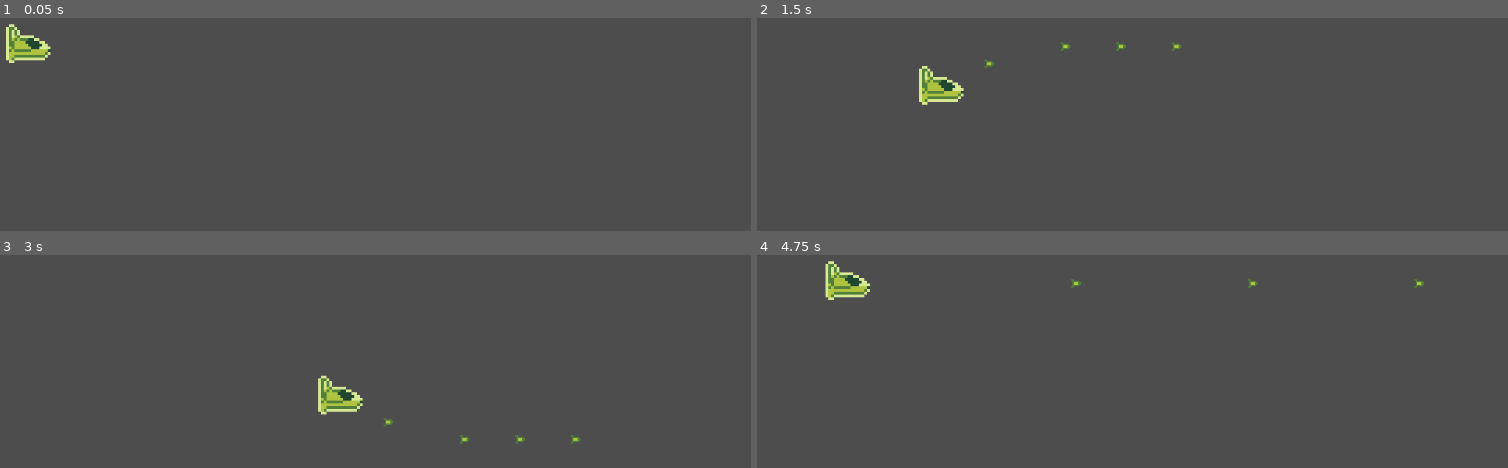
Above: before the commit, frames 1-4 (two rows, left to right).
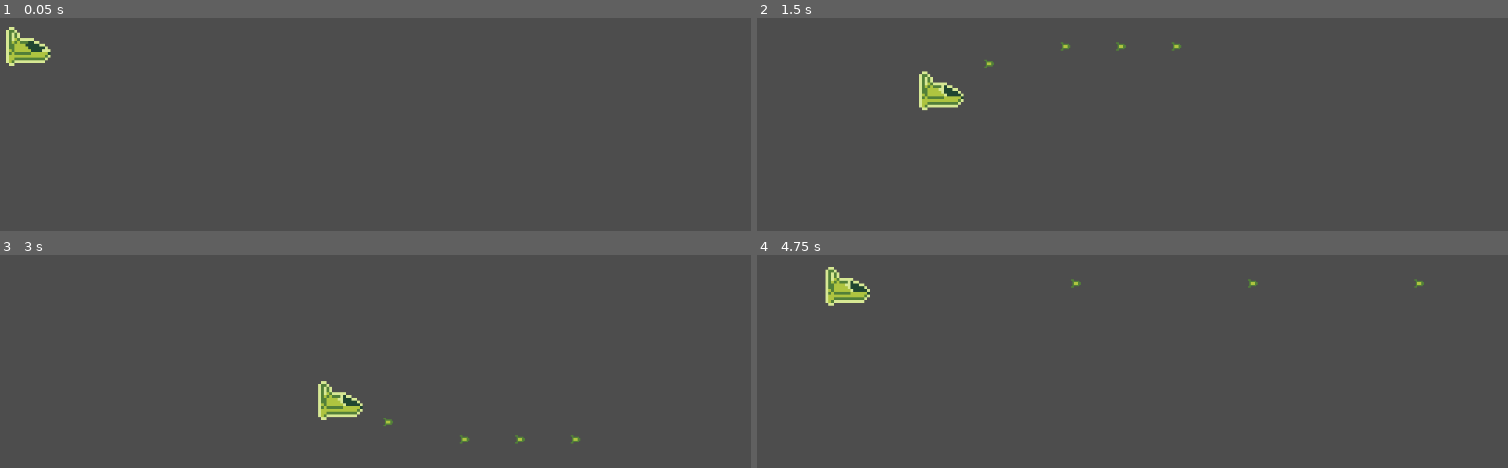
Above: after the commit, the same moments.

Repository: perimeterr/dds-shmup
Game: Godot game, scene res://scenes/game.tscn
Same seed, same stepped clock (60 frames per second), same inputs: the game is played once before the commit and once after it.
Inputs:
- Up to frame 1 (0.05 s): no input
- Up to frame 2 (1.5 s): hold D (right) 0.53-1.28 s; hold Space (shoot) 0.53-1.28 s; hold S (down) from 1.28 s (still down); tap Space (shoot) at 1.35 s
- Up to frame 3 (3 s): release S (down) at 2.03 s; hold D (right) 2.03-2.78 s; hold Space (shoot) 2.03-2.78 s; hold W (up) from 2.78 s (still down); tap Space (shoot) at 2.85 s
- Up to frame 4 (4.75 s): release W (up) at 3.53 s; hold Space (shoot) 3.53-4.28 s; hold A (left) from 3.53 s (still down); tap Space (shoot) at 4.35 s

The runs differ from the first frame. In frame 1, 0.6% of the frame differs, in the area x 0-7%, y 2-23%; in frame 2, 0.6%; in frame 3, 0.6%; in frame 4, 0.7%, in the area x 9-16%, y 2-24%.

Commit message:
added animation to sprite

Diff:
--- /dev/null
+++ b/enemy.tscn
@@ -0,0 +1,5 @@
+[gd_scene format=3 uid="uid://iw6lry61opgi"]
+
+[node name="Enemy" type="Area2D"]
+
+[node name="AnimatedSprite2D" type="AnimatedSprite2D" parent="."]
--- a/scenes/player.tscn
+++ b/scenes/player.tscn
@@ -35,7 +35,7 @@
 "texture": SubResource("AtlasTexture_tuyoq")
 }],
 "loop": true,
-"name": &"default",
+"name": &"idle",
 "speed": 5.0
 }]
 
@@ -46,8 +46,9 @@
 
 [node name="AnimatedSprite2D" type="AnimatedSprite2D" parent="."]
 sprite_frames = SubResource("SpriteFrames_fjrip")
-frame = 1
-frame_progress = 0.00141324
+animation = &"idle"
+autoplay = "idle"
+frame_progress = 0.00749682
 
 [node name="CollisionPolygon2D" type="CollisionPolygon2D" parent="."]
 polygon = PackedVector2Array(-7.75, 5, 6, 5, 8, 3, 8, 0.25, 1.25, -4, -3, -4, -3, -6, -5, -8, -7, -8, -8, -7, -8, 4.75)
--- a/scripts/player.gd
+++ b/scripts/player.gd
@@ -5,7 +5,7 @@
 @export var speed = 300
 @export var rate_of_fire := 0.25
 
-@onready var muzzle = $Muzzle
+@onready var muzzle  = $Muzzle
 
 var bullet_scene = preload("res://scenes/bullet.tscn")
 
